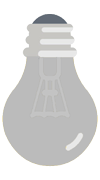
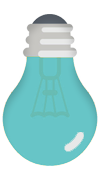
Comparing the layer stacks of the two w=100, h=180 images. Changes:
hid "OFF", painted on it over <box>2,14,98,167</box>
painted on "ON" over <box>2,56,98,167</box>
